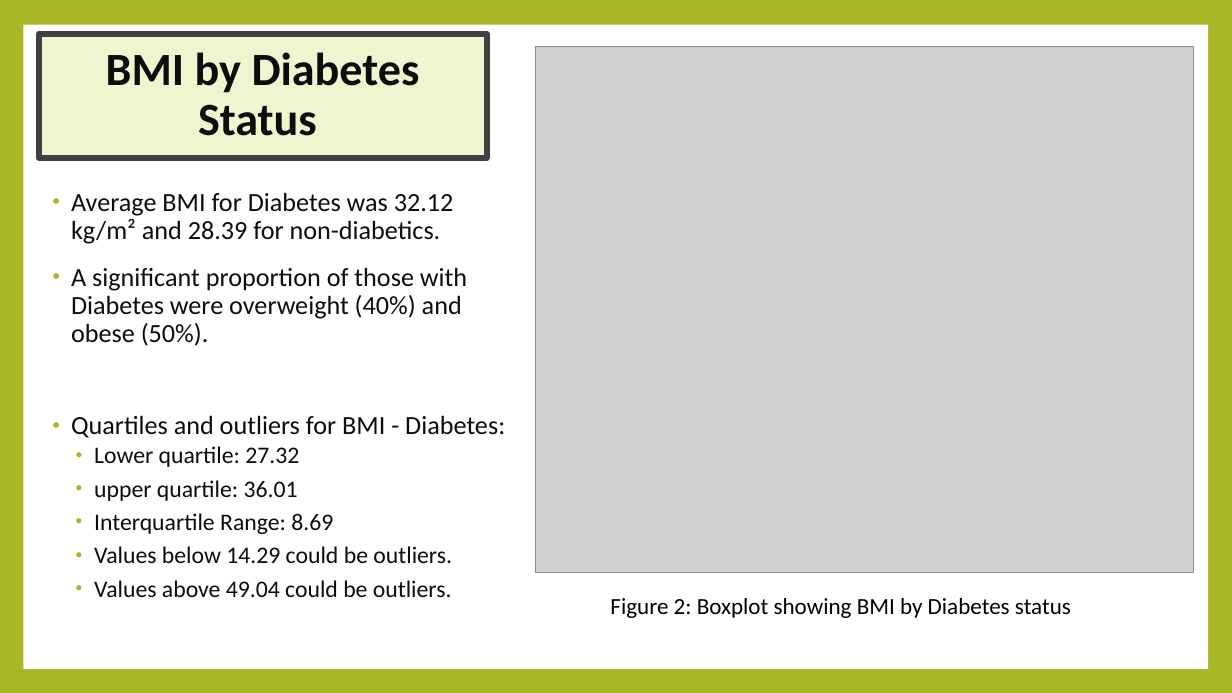
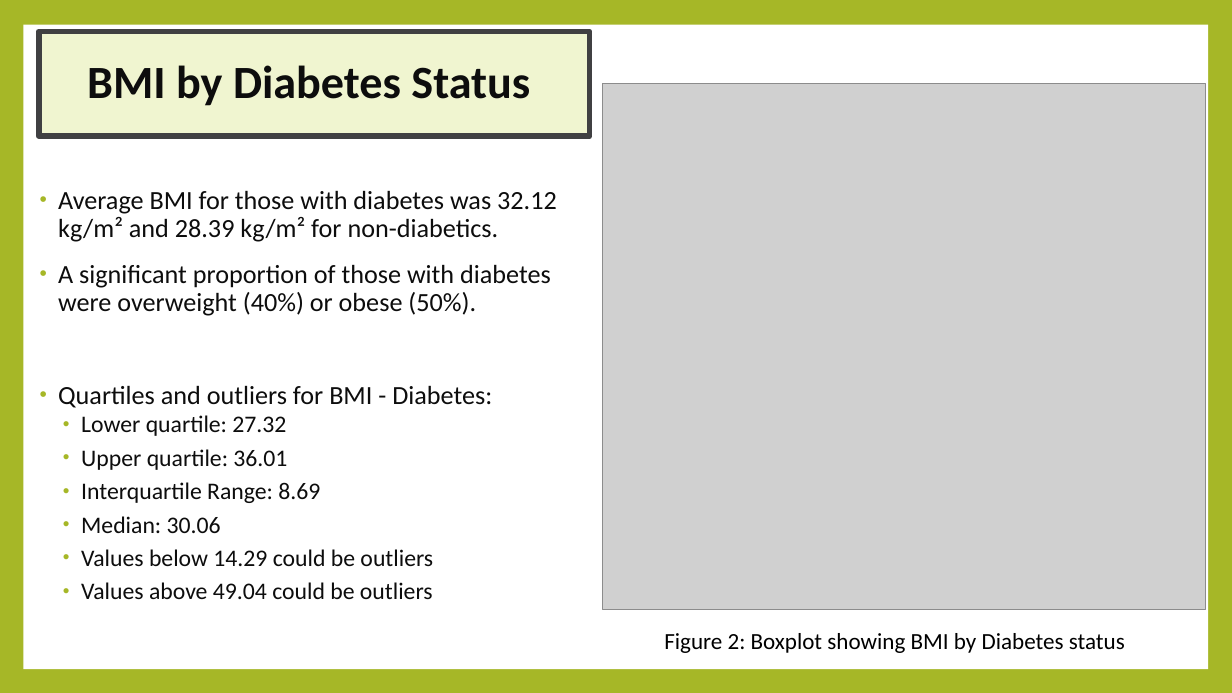
Before and after one commit to K01t0N/project-1, a slide deck: slide 8 of Exploring Potential Contributing Factors to Diabetes.pptx (slide 9 before the commit). Drawn at 1232x693 pixels with LibreOffice and Linux fonts; fonts in the diff are those of the drawing; grey boxes stand for pictures. Boxes give left, top, right and bottom in pixels: in the first picture for what was removed or moved away, otherwise in the second. Text is boxed around its words. In the diff, an @@ line names an element or a change of style, - is before the commit and + after.

```diff
--- a/Exploring Potential Contributing Factors to Diabetes.pptx
+++ b/Exploring Potential Contributing Factors to Diabetes.pptx
@@ title "BMI by Diabetes Status": place and size @@
-title "BMI by Diabetes Status" at [39,34,487,158]
+title "BMI by Diabetes Status" at [39,31,590,136]
@@ picture: place and size @@
-picture at [535,47,1193,573]
+picture at [603,84,1206,610]
@@ text "Average BMI for those with ...": place and size @@
-text "Average BMI for those with ..." at [71,192,505,597]
+text "Average BMI for those with ..." at [58,190,557,599]
@@ text at [58,190,557,316]: text changed @@
-• Average BMI for Diabetes was 32.12 kg/m² and 28.39 for non-diabetics.
-• A significant proportion of those with Diabetes were overweight (40%) and obese (50%).
+• Average BMI for those with diabetes was 32.12 kg/m² and 28.39 kg/m² for non-diabetics.
+• A significant proportion of those with diabetes were overweight (40%) or obese (50%).
@@ text at [81,449,287,470]: text changed @@
-  • upper quartile: 36.01
+  • Upper quartile: 36.01
@@ text at [81,516,433,599]: text changed @@
-  • Values below 14.29 could be outliers.
-  • Values above 49.04 could be outliers.
+  • Median: 30.06
+  • Values below 14.29 could be outliers
+  • Values above 49.04 could be outliers
@@ text "Figure 2: Boxplot showing BMI ...": place and size @@
-text "Figure 2: Boxplot showing BMI ..." at [610,598,1071,618]
+text "Figure 2: Boxplot showing BMI ..." at [664,633,1125,653]
```
Also in this commit, not shown: 11 other slides changed, 2 slides removed.
